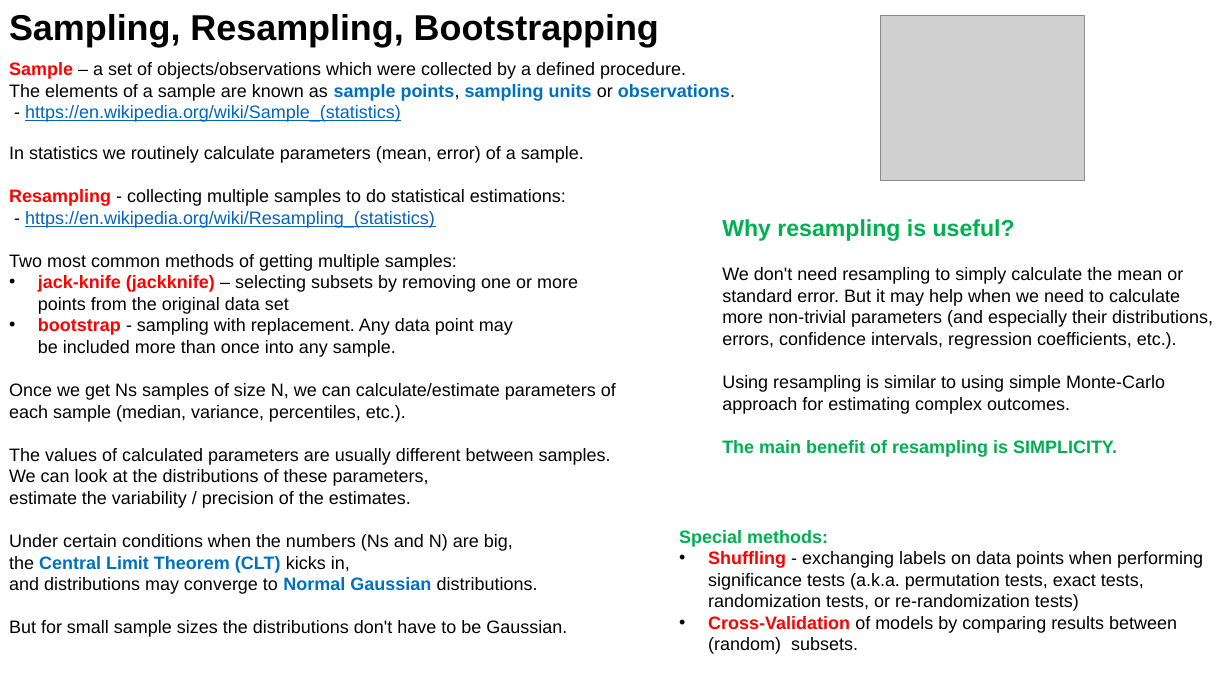
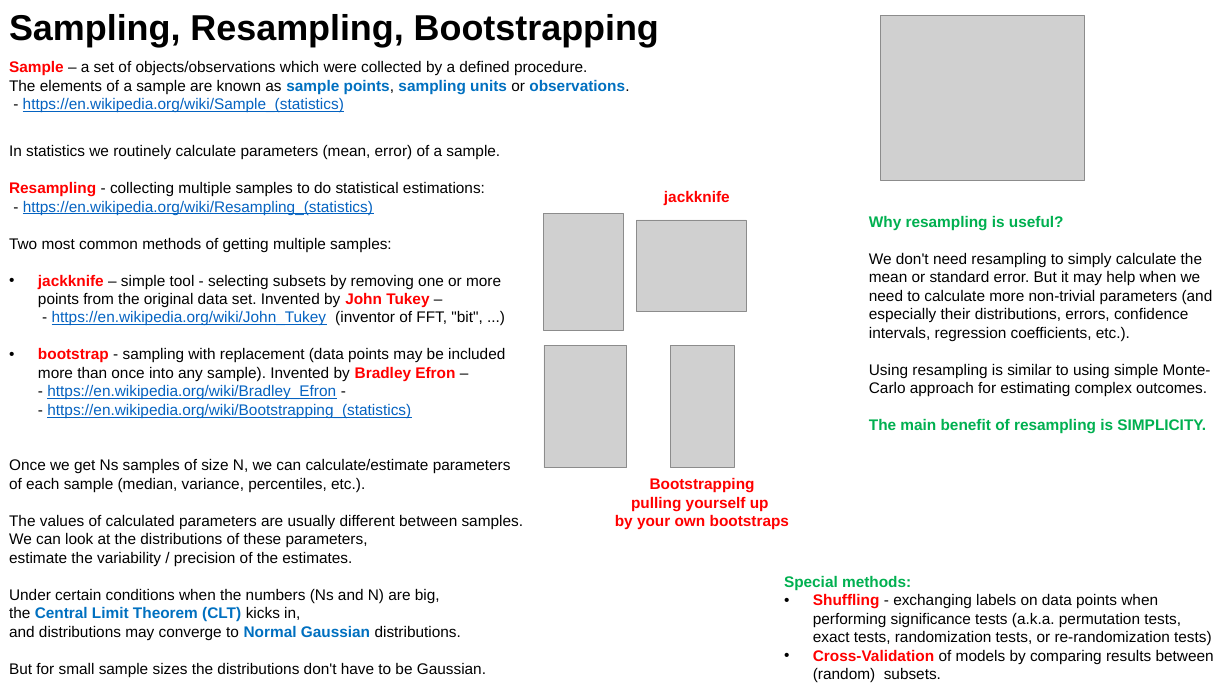
Before and after one commit to lselector/ml_ai_doc, a slide deck: slide 2 of statistics_04_sampling_errors.pptx. Drawn at 1232x693 pixels with LibreOffice and Linux fonts; fonts in the diff are those of the drawing; grey boxes stand for pictures. Boxes give left, top, right and bottom in pixels: in the first picture for what was removed or moved away, otherwise in the second. Text is boxed around its words. In the diff, an @@ line names an element or a change of style, - is before the commit and + after.

```diff
--- a/statistics_04_sampling_errors.pptx
+++ b/statistics_04_sampling_errors.pptx
@@ text "Sample – a set of ..." at (x1=9, y1=61, x2=629, y2=113): size 14 to 12 pt @@
@@ text at (x1=9, y1=145, x2=523, y2=677): size 14 to 12 pt in "In statistics we routinely calculate parameters (mean, ...", "Resampling - collecting multiple samples to do ...", "- https://en.wikipedia.org/wiki/Resampling_(statistics)", "Two most common methods of getting multiple ..." and 8 more places @@
@@ text added at (x1=664, y1=191, x2=730, y2=205), 12 pt, text #FF0000, bold @@
+jackknife
@@ text "Why resampling is useful?" moved from (x1=722, y1=219, x2=1213, y2=457) to (x1=869, y1=216, x2=1213, y2=434) @@
@@ text "Why resampling is useful?" at (x1=869, y1=216, x2=1213, y2=434): size 18 to 12 pt in "Why resampling is useful?"; size 14 to 12 pt @@
@@ picture added at (x1=544, y1=213, x2=624, y2=331) @@
@@ picture added at (x1=637, y1=220, x2=747, y2=311) @@
@@ text at (x1=38, y1=275, x2=505, y2=418): text changed; size 14 to 12 pt @@
-• jack-knife (jackknife) – selecting subsets by removing one or more points from the original data set
-• bootstrap - sampling with replacement. Any data point may
-  be included more than once into any sample.
+• jackknife – simple tool - selecting subsets by removing one or more points from the original data set. Invented by John Tukey –
+  - https://en.wikipedia.org/wiki/John_Tukey (inventor of FFT, "bit", ...)
+• bootstrap - sampling with replacement (data points may be included more than once into any sample). Invented by Bradley Efron –
+  - https://en.wikipedia.org/wiki/Bradley_Efron -
+  - https://en.wikipedia.org/wiki/Bootstrapping_(statistics)
@@ picture added at (x1=544, y1=346, x2=628, y2=469) @@
@@ picture added at (x1=670, y1=346, x2=734, y2=469) @@
@@ text added at (x1=615, y1=478, x2=789, y2=530), 12 pt, text #FF0000, bold @@
+Bootstrapping
+pulling yourself up
+by your own bootstraps
@@ text "Special methods:" at (x1=784, y1=576, x2=1214, y2=682): size 14 to 12 pt @@
@@ text "Special methods:" moved from (x1=679, y1=530, x2=1203, y2=654) to (x1=784, y1=576, x2=1214, y2=682) @@
```
